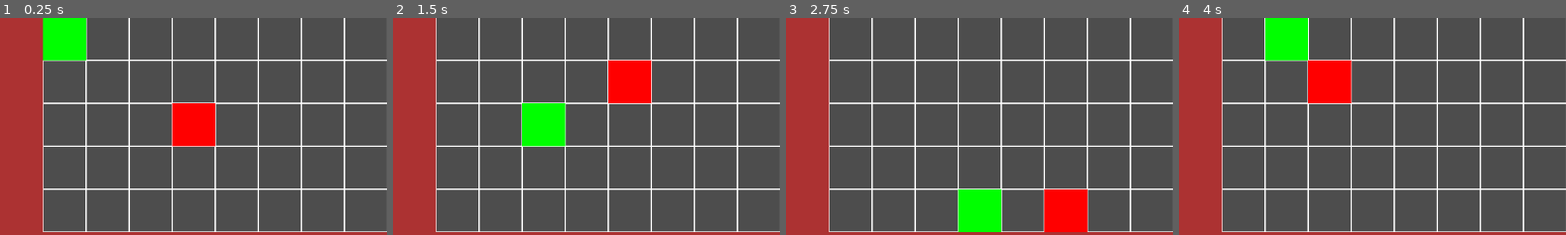
Above: before the commit, frames 1-4 (left to right).
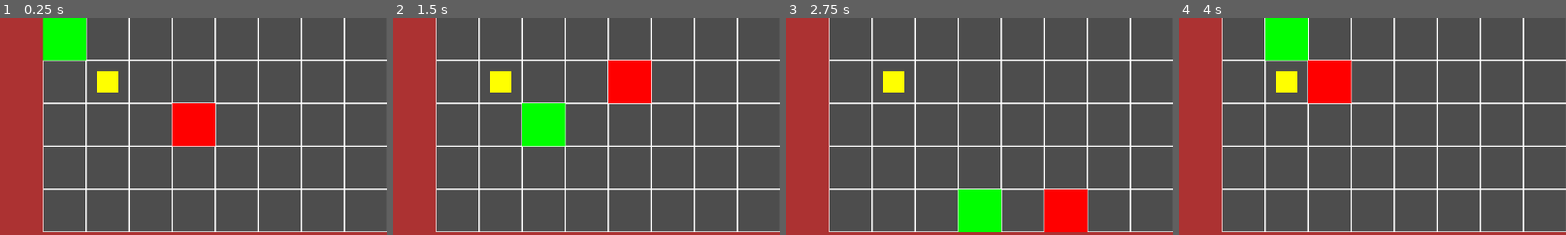
Above: after the commit, the same moments.

Repository: jevonsp/rogue-like
Game: Godot game, scene res://main/main.tscn
Same seed, same stepped clock (60 frames per second), same inputs: the game is played once before the commit and once after it.
Inputs:
- Up to frame 1 (0.25 s): no input
- Up to frame 2 (1.5 s): tap Enter at 0.5 s; hold D (right) 0.53-1.28 s; hold S (down) from 1.28 s (still down)
- Up to frame 3 (2.75 s): release S (down) at 2.03 s; hold D (right) from 2.03 s (still down)
- Up to frame 4 (4 s): release D (right) at 2.78 s; hold W (up) 2.78-3.53 s; hold A (left) from 3.53 s (still down)
The pictures show only the part of the screen within x 0-50%, y 10-60%; the shares and areas given below are measured in that part.

The runs differ from the first frame. In frame 1, 0.5% of the frame differs, in the area x 25-31%, y 24-35%; in frame 2, 0.5%; in frame 3, 0.5%; in frame 4, 0.5%.

Commit message:
Item Pickups

Diff:
--- /dev/null
+++ b/entities/Character.gd
@@ -0,0 +1,73 @@
+extends Model
+class_name Character
+
+signal model_attacked(model)
+
+var can_act: bool = false
+var attack_damage: float = 1.0
+var max_hitpoints: float = 5.0
+var current_hitpoints: float
+
+var stickiness: float = 0.8
+var sight_range: int = 5
+
+var inventory := []
+
+func _ready() -> void:
+	current_hitpoints = max_hitpoints
+
+func take_turn():
+	var path = Pathfinder.get_grid_path(dungeon_vec, model.player_vec)
+
+	if len(path) > sight_range:
+		while true:
+			var dir = [Vector2i.UP, Vector2i.DOWN, Vector2i.LEFT, Vector2i.RIGHT].pick_random()
+			var move = dungeon_vec + dir
+			if model.validate_move_to(move):
+				model.move_obj(dungeon_vec, move, "E", self)
+				break
+		return
+
+	if path.size() > 1:
+		var next_step = Vector2i(path[1])
+		var rand = randf()
+		var stick = (rand > (1.0 - stickiness))
+		if stick:
+			if model.validate_move_to(next_step):
+				if next_step == model.player_vec:
+					attack(model.player)
+				model.move_obj(next_step, self)
+			elif model.validate_attack_to(next_step, self):
+				var target = model.player
+				if target:
+					attack(target)
+		else:
+			while true:
+				var dir = [Vector2i.UP, Vector2i.DOWN, Vector2i.LEFT, Vector2i.RIGHT].pick_random()
+				var move = dungeon_vec + dir
+				if model.validate_move_to(move):
+					model.move_obj(move, self)
+					break
+			return
+
+func attack(defender: Model):
+	defender.current_hitpoints -= attack_damage
+	model_attacked.emit(self)
+	if defender.current_hitpoints <= 0:
+		defender.die()
+
+func die():
+	match char_repr:
+		"@":
+			print("player would die here")
+		"E":
+			model_removed.emit(self)
+			queue_free()
+
+func add_to_inventory(item: ItemResource):
+	inventory.append(item)
+	print("inventory: %s" % [inventory])
+
+func remove_from_inventory(item: ItemResource):
+	if inventory.has(item):
+		inventory.erase(item)
--- /dev/null
+++ b/entities/Item.gd
@@ -0,0 +1,11 @@
+extends Model
+class_name Item
+
+signal item_added_to_inventory(item_resource: ItemResource)
+signal item_picked_up(item: Item)
+
+func on_pickup():
+	print("pickup")
+	item_added_to_inventory.emit(data)
+	model_removed.emit(self)
+	item_picked_up.emit(self)
--- a/entities/Model.gd
+++ b/entities/Model.gd
@@ -2,72 +2,13 @@
 class_name Model
 
 signal model_moved(model)
-signal model_attacked(model)
-signal model_died(model)
+signal model_removed(model)
 
 var model: Node
+var char_repr: String = ""
+var data: ItemResource
 
-var char_repr: String = ""
-var can_act: bool = false
 var dungeon_vec: Vector2i = Vector2i.ZERO:
 	set(value):
 		dungeon_vec = value
 		model_moved.emit(self)
-
-var attack_damage: float = 1.0
-var max_hitpoints: float = 5.0
-var current_hitpoints: float
-
-var stickiness: float = 0.8
-var sight_range: int = 5
-
-func _ready() -> void:
-	current_hitpoints = max_hitpoints
-
-func take_turn():
-	var path = Pathfinder.get_grid_path(dungeon_vec, model.player_vec)
-
-	if len(path) > sight_range:
-		while true:
-			var dir = [Vector2i.UP, Vector2i.DOWN, Vector2i.LEFT, Vector2i.RIGHT].pick_random()
-			var move = dungeon_vec + dir
-			if model.validate_move_to(move):
-				model.move_obj(dungeon_vec, move, "E", self)
-				break
-		return
-
-	if path.size() > 1:
-		var next_step = Vector2i(path[1])
-		var rand = randf()
-		var stick = (rand > (1.0 - stickiness))
-		if stick:
-			if model.validate_move_to(next_step):
-				if next_step == model.player_vec:
-					attack(model.player)
-				model.move_obj(next_step, self)
-			elif model.validate_attack_to(next_step, self):
-				var target = model.player
-				if target:
-					attack(target)
-		else:
-			while true:
-				var dir = [Vector2i.UP, Vector2i.DOWN, Vector2i.LEFT, Vector2i.RIGHT].pick_random()
-				var move = dungeon_vec + dir
-				if model.validate_move_to(move):
-					model.move_obj(move, self)
-					break
-			return
-
-func attack(defender: Model):
-	defender.current_hitpoints -= attack_damage
-	model_attacked.emit(self)
-	if defender.current_hitpoints <= 0:
-		defender.die()
-
-func die():
-	match char_repr:
-		"@":
-			print("player would die here")
-		"E":
-			model_died.emit(self)
-			queue_free()
--- a/entities/View.gd
+++ b/entities/View.gd
@@ -8,16 +8,22 @@
 
 func bind(model: Model):
 	model.model_moved.connect(on_model_moved)
-	model.model_attacked.connect(on_model_attacked)
-	model.model_died.connect(on_model_died)
+	if model is Character:
+		model.model_removed.connect(on_model_removed)
+		model.model_attacked.connect(on_model_attacked)
+	if model is Item:
+		model.item_picked_up.connect(on_model_removed)
 	match model.char_repr:
 		"@":
 			modulate = Color.GREEN
+		"I":
+			modulate = Color.YELLOW
 		"E":
 			modulate = Color.RED
 
-func display(pos: Vector2i):
+func display(pos: Vector2i, size: Vector2 = Vector2(1, 1)):
 	position = convert_v2i(pos)
+	scale = size
 
 func on_model_moved(model: Model):
 	var pos = model.dungeon_vec
@@ -26,5 +32,5 @@
 func on_model_attacked(_model: Model):
 	pass
 
-func on_model_died(_model: Model):
+func on_model_removed(_model: Model):
 	queue_free()
--- /dev/null
+++ b/items/ItemResource.gd
@@ -0,0 +1,2 @@
+extends Resource
+class_name ItemResource
--- /dev/null
+++ b/items/TestItem.tres
@@ -0,0 +1,7 @@
+[gd_resource type="Resource" script_class="ItemResource" load_steps=2 format=3 uid="uid://bfoc3jnjxj0gd"]
+
+[ext_resource type="Script" uid="uid://keoqbk5c32gv" path="res://items/ItemResource.gd" id="1_jo2du"]
+
+[resource]
+script = ExtResource("1_jo2du")
+metadata/_custom_type_script = "uid://keoqbk5c32gv"
--- a/main/controller.gd
+++ b/main/controller.gd
@@ -8,6 +8,7 @@
 @onready var view: Node = $"../View"
 
 const VIEW = preload("res://entities/view.tscn")
+const TEST_ITEM = preload("res://items/TestItem.tres")
 
 var enemy_counter: int = 0
 
@@ -79,14 +80,23 @@
 	Pathfinder.initialize_astar()
 	spawn_obj(Vector2i(starting_pos.x + 1, starting_pos.y + 1), "@")
 	model.player_vec = Vector2i(starting_pos.x + 1, starting_pos.y + 1)
-	spawn_obj(Vector2i(5,4), "E")
+	spawn_obj(Vector2i(5, 4), "E")
+	spawn_obj(Vector2i(3, 3), "I", TEST_ITEM)
 
 func setup_connections():
 	player_move_attempt.connect(model.move_player)
 
-func spawn_obj(pos: Vector2i, char_repr: String):
-
-	var new_model = Model.new()
+func spawn_obj(pos: Vector2i, char_repr: String, info = null):
+	var new_model
+	match char_repr:
+		"I":
+			new_model = Item.new()
+			model.items.append(new_model)
+			new_model.model_removed.connect(model.remove_obj)
+			new_model.item_added_to_inventory.connect(model.player.add_to_inventory)
+		_: new_model = Character.new()
+	if info:
+		new_model.data = info
 	new_model.model = model
 	new_model.char_repr = char_repr
 	new_model.dungeon_vec = pos
@@ -94,7 +104,10 @@
 	var new_view: View = VIEW.instantiate()
 	new_view.cell_size = view.cell_size
 	new_view.bind(new_model)
-	new_view.display(pos)
+
+	match char_repr:
+		"I": new_view.display(pos, Vector2(.5, .5))
+		_: new_view.display(pos)
 
 	match char_repr:
 		"@":
@@ -106,7 +119,7 @@
 		"E":
 			enemy_counter += 1
 			new_model.name = "Enemy %s" % [enemy_counter]
-			new_model.model_died.connect(model.remove_obj)
+			new_model.model_removed.connect(model.remove_obj)
 			model.enemies.append(new_model)
 
 	model.add_child(new_model)
--- a/main/model.gd
+++ b/main/model.gd
@@ -6,6 +6,7 @@
 
 var player: Model
 var enemies: Array = []
+var items: Array = []
 
 var player_vec: Vector2i = Vector2.ZERO
 
@@ -61,6 +62,10 @@
 
 func move_obj(to: Vector2i, model: Model):
 	model.dungeon_vec = to
+	if model == player:
+		for item in items:
+			if item.dungeon_vec == to:
+				item.on_pickup()
 
 func validate_move_to(pos: Vector2i) -> bool:
 	if pos == player_vec:
@@ -95,3 +100,5 @@
 func remove_obj(model: Model):
 	if enemies.has(model):
 		enemies.erase(model)
+	if items.has(model):
+		items.erase(model)
Not shown, added: entities/Character.gd.uid
Not shown, added: entities/Item.gd.uid
Not shown, added: items/ItemResource.gd.uid
